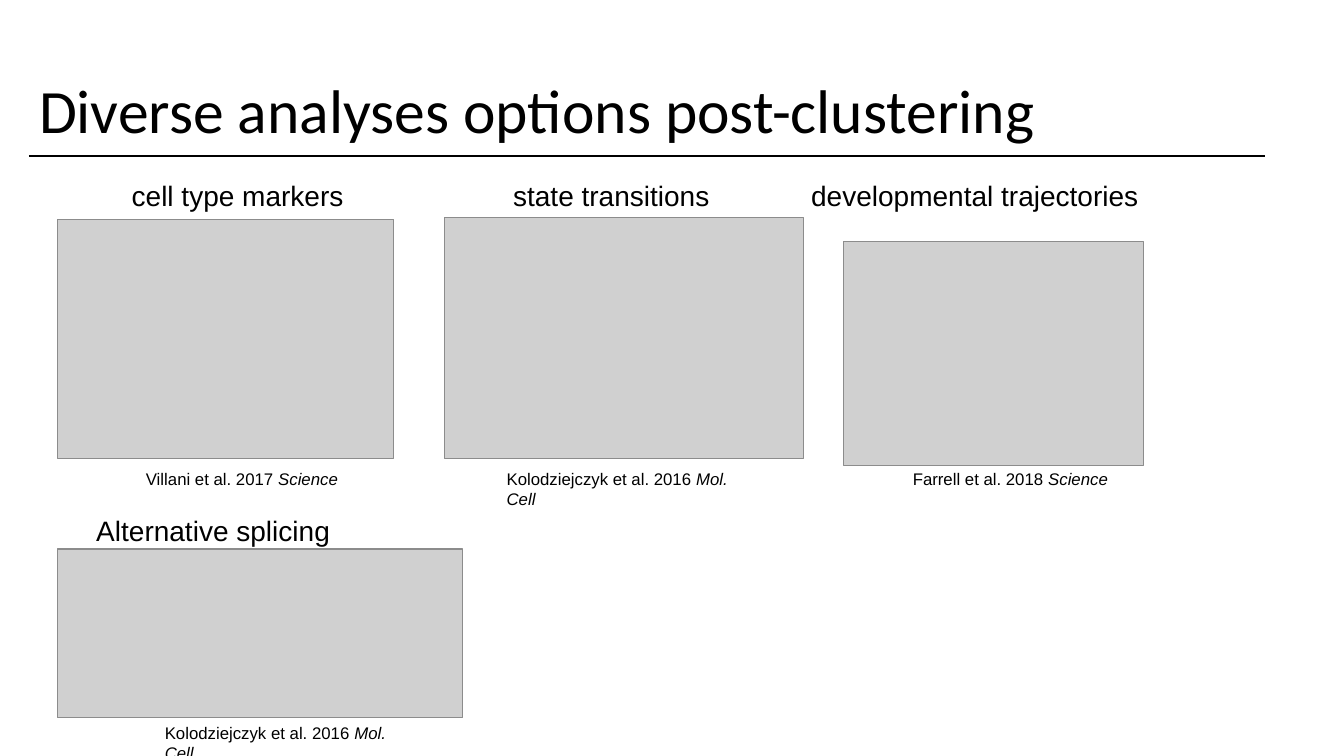
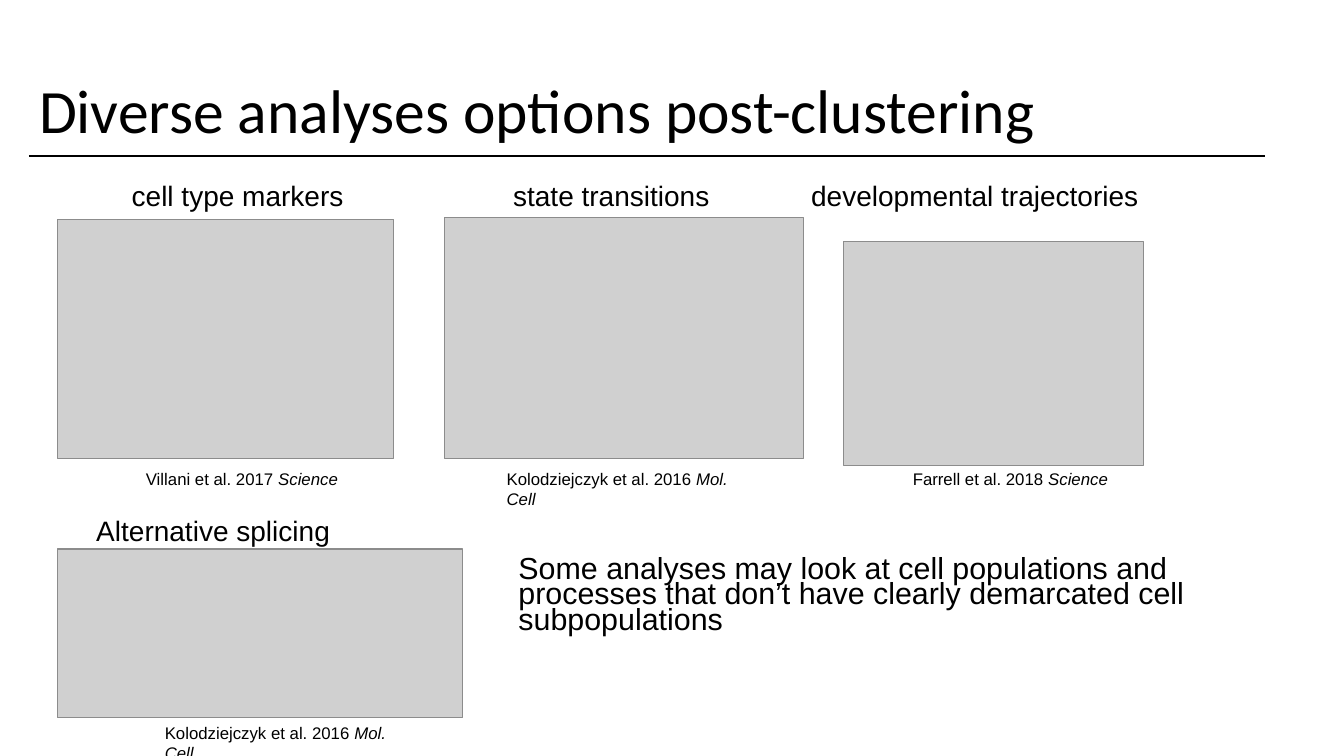
Before and after one commit to yasinkaymaz/singleCellRNAseq_workshop, a slide deck: slide 9 of IntroToscRNASeq_Background.pptx (slide 8 before the commit). Drawn at 1344x756 pixels with LibreOffice and Linux fonts; fonts in the diff are those of the drawing; grey boxes stand for pictures. Boxes give left, top, right and bottom in pixels: in the first picture for what was removed or moved away, otherwise in the second. Text is boxed around its words. In the diff, an @@ line names an element or a change of style, - is before the commit and + after.

```diff
--- a/IntroToscRNASeq_Background.pptx
+++ b/IntroToscRNASeq_Background.pptx
@@ text added at [518,557,1184,636], 21.7 pt, text #000000 @@
+Some analyses may look at cell populations and processes that don’t have clearly demarcated cell subpopulations
```
Also in this commit, not shown: 5 other slides changed, 8 slides added, 1 slide removed.
